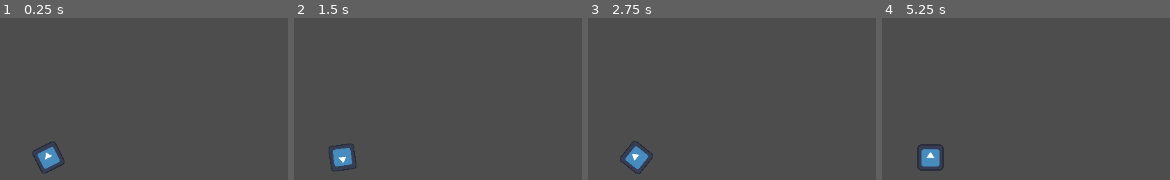
Above: before the commit, frames 1-4 (left to right).
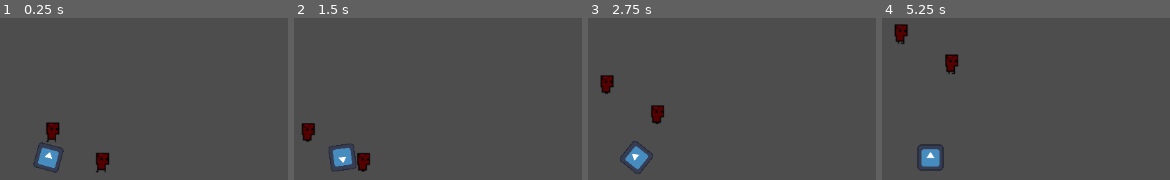
Above: after the commit, the same moments.

Repository: Uhboer/deffusion
Game: Godot game, scene res://scenes/world.tscn
Two runs of this game, one before a commit and one after it. Both use one fixed random seed, a clock stepped at 60 frames per second and the inputs below. The engine's default icon, where the game draws it, is replaced by a stand-in: a white triangle on a blue panel in a dark square.
Inputs (mouse positions are in pixels of both pictures, inside the frame that each line leads up to):
- Up to frame 1 (0.25 s): no input
- Up to frame 2 (1.5 s): move the mouse to (518, 134) at 0.52 s; tap A (A) at 0.6 s; tap D (D) at 0.8, 1.35 s; move the mouse to (outside the picture) at 1.27 s
- Up to frame 3 (2.75 s): tap S (S) at 1.55, 2.1 s; move the mouse to (717, 58) at 2.02 s; tap W (W) at 2.3 s
- Up to frame 4 (5.25 s): move the mouse to (outside the picture) at 2.77 s; tap W (W) at 2.85 s; tap A (A) at 3.05, 3.6 s; move the mouse to (outside the picture) at 3.52 s; tap D (D) at 3.8, 4.35 s; move the mouse to (outside the picture) at 4.27 s; tap S (S) at 4.55, 5.1 s; tap Enter at 5 s; move the mouse to (971, 157) at 5.02 s

The runs differ from the first frame. In frame 1, 1.6% of the frame differs, in the area x 11-38%, y 64-96%; in frame 2, 0.9%; in frame 3, 0.9%; in frame 4, 1.0%.

Commit message:
Add Zombie mob + some sprites

Diff:
--- a/project.godot
+++ b/project.godot
@@ -17,29 +17,29 @@
 
 [input]
 
-W={
+A={
 "deadzone": 0.5,
-"events": [Object(InputEventKey,"resource_local_to_scene":fa …(140 unchanged characters)… d":false,"keycode":0,"physical_keycode":87,"key_label":0,"unicode":119,"location":0,"echo":false,"script":null)
+"events": [Object(InputEventKey,"resource_local_to_scene":fa …(140 unchanged characters)… d":false,"keycode":0,"physical_keycode":65,"key_label":0,"unicode":65,"location":0,"echo":false,"script":null)
 ]
 }
-A={
+D={
 "deadzone": 0.5,
-"events": [Object(InputEventKey,"resource_local_to_scene":fa …(141 unchanged characters)… ":false,"keycode":0,"physical_keycode":65,"key_label":0,"unicode":97,"location":0,"echo":false,"script":null)
+"events": [Object(InputEventKey,"resource_local_to_scene":fa …(141 unchanged characters)… ":false,"keycode":0,"physical_keycode":68,"key_label":0,"unicode":68,"location":0,"echo":false,"script":null)
 ]
 }
 S={
 "deadzone": 0.5,
-"events": [Object(InputEventKey,"resource_local_to_scene":fa …(167 unchanged characters)… cal_keycode":83,"key_label":0,"unicode":115,"location":0,"echo":false,"script":null)
+"events": [Object(InputEventKey,"resource_local_to_scene":fa …(167 unchanged characters)… cal_keycode":83,"key_label":0,"unicode":83,"location":0,"echo":false,"script":null)
 ]
 }
-D={
+W={
 "deadzone": 0.5,
-"events": [Object(InputEventKey,"resource_local_to_scene":fa …(140 unchanged characters)… d":false,"keycode":0,"physical_keycode":68,"key_label":0,"unicode":100,"location":0,"echo":false,"script":null)
+"events": [Object(InputEventKey,"resource_local_to_scene":fa …(140 unchanged characters)… d":false,"keycode":0,"physical_keycode":87,"key_label":0,"unicode":87,"location":0,"echo":false,"script":null)
 ]
 }
 shoot={
 "deadzone": 0.5,
-"events": [Object(InputEventMouseButton,"resource_local_to_s …(115 unchanged characters)… alse,"meta_pressed":false,"button_mask":1,"position":Vector2(106, 18),"global_position":Vector2(115, 64),"factor":1.0,"button_index":1,"canceled":false,"pressed":true,"double_click":false,"script":null)
+"events": [Object(InputEventMouseButton,"resource_local_to_s …(115 unchanged characters)… alse,"meta_pressed":false,"button_mask":0,"position":Vector2(0, 0),"global_position":Vector2(0, 0),"factor":1.0,"button_index":1,"canceled":false,"pressed":false,"double_click":false,"script":null)
 ]
 }
 
--- /dev/null
+++ b/scenes/Mobs/character_body_2d.gd
@@ -0,0 +1,24 @@
+extends CharacterBody2D
+@onready var anim = $AnimatedSprite2D
+
+const SPEED = 200.0
+var player = null
+
+func _physics_process(delta) -> void:
+	if not player: return
+	var direction = (player.transform.origin - self.transform.origin).normalized()
+	velocity = direction * SPEED
+	anim.play("move")
+	move_and_slide()
+
+func _on_detection_area_body_entered(body: Node2D) -> void:
+	# TODO: check if body is player
+	if true:
+		player = body
+
+
+
+func _on_detection_area_body_exited(body: Node2D) -> void:
+	if true:
+		player = null
+		anim.play("idle")
--- /dev/null
+++ b/scenes/Mobs/mobs.tscn
@@ -0,0 +1,131 @@
+[gd_scene load_steps=17 format=3 uid="uid://cd78mdk0ll67h"]
+
+[ext_resource type="Texture2D" uid="uid://c6g07yca5gwy7" path="res://sprites/Player/Zombie.png" id="1_2lud0"]
+[ext_resource type="Script" path="res://scenes/Mobs/character_body_2d.gd" id="1_rydlf"]
+
+[sub_resource type="RectangleShape2D" id="RectangleShape2D_jepgl"]
+size = Vector2(9, 14)
+
+[sub_resource type="AtlasTexture" id="AtlasTexture_0f83g"]
+atlas = ExtResource("1_2lud0")
+region = Rect2(0, 0, 32, 32)
+
+[sub_resource type="AtlasTexture" id="AtlasTexture_8645n"]
+atlas = ExtResource("1_2lud0")
+region = Rect2(32, 0, 32, 32)
+
+[sub_resource type="AtlasTexture" id="AtlasTexture_kk6d5"]
+atlas = ExtResource("1_2lud0")
+region = Rect2(64, 0, 32, 32)
+
+[sub_resource type="AtlasTexture" id="AtlasTexture_ly8lb"]
+atlas = ExtResource("1_2lud0")
+region = Rect2(96, 0, 32, 32)
+
+[sub_resource type="AtlasTexture" id="AtlasTexture_ak45a"]
+atlas = ExtResource("1_2lud0")
+region = Rect2(128, 0, 32, 32)
+
+[sub_resource type="AtlasTexture" id="AtlasTexture_eqavg"]
+atlas = ExtResource("1_2lud0")
+region = Rect2(160, 0, 32, 32)
+
+[sub_resource type="AtlasTexture" id="AtlasTexture_ajy51"]
+atlas = ExtResource("1_2lud0")
+region = Rect2(192, 0, 32, 32)
+
+[sub_resource type="AtlasTexture" id="AtlasTexture_fu4kh"]
+atlas = ExtResource("1_2lud0")
+region = Rect2(224, 0, 32, 32)
+
+[sub_resource type="AtlasTexture" id="AtlasTexture_87jxq"]
+atlas = ExtResource("1_2lud0")
+region = Rect2(256, 0, 32, 32)
+
+[sub_resource type="AtlasTexture" id="AtlasTexture_50tfr"]
+atlas = ExtResource("1_2lud0")
+region = Rect2(288, 0, 32, 32)
+
+[sub_resource type="SpriteFrames" id="SpriteFrames_8j3gq"]
+animations = [{
+"frames": [{
+"duration": 1.0,
+"texture": SubResource("AtlasTexture_0f83g")
+}, {
+"duration": 1.0,
+"texture": SubResource("AtlasTexture_8645n")
+}, {
+"duration": 1.0,
+"texture": SubResource("AtlasTexture_kk6d5")
+}, {
+"duration": 1.0,
+"texture": SubResource("AtlasTexture_ly8lb")
+}],
+"loop": true,
+"name": &"idle",
+"speed": 5.0
+}, {
+"frames": [{
+"duration": 1.0,
+"texture": SubResource("AtlasTexture_ak45a")
+}, {
+"duration": 1.0,
+"texture": SubResource("AtlasTexture_eqavg")
+}, {
+"duration": 1.0,
+"texture": SubResource("AtlasTexture_ajy51")
+}, {
+"duration": 1.0,
+"texture": SubResource("AtlasTexture_fu4kh")
+}, {
+"duration": 1.0,
+"texture": SubResource("AtlasTexture_87jxq")
+}, {
+"duration": 1.0,
+"texture": SubResource("AtlasTexture_50tfr")
+}],
+"loop": true,
+"name": &"move",
+"speed": 5.0
+}]
+
+[sub_resource type="RectangleShape2D" id="RectangleShape2D_o0dgv"]
+size = Vector2(9, 14)
+
+[sub_resource type="CircleShape2D" id="CircleShape2D_8sv7o"]
+radius = 509.0
+
+[node name="Mobs" type="Area2D"]
+
+[node name="zombie" type="Node2D" parent="."]
+
+[node name="zombie" type="CharacterBody2D" parent="zombie"]
+script = ExtResource("1_rydlf")
+
+[node name="CollisionShape2D" type="CollisionShape2D" parent="zombie/zombie"]
+position = Vector2(0.5, 1)
+shape = SubResource("RectangleShape2D_jepgl")
+
+[node name="AnimatedSprite2D" type="AnimatedSprite2D" parent="zombie/zombie"]
+position = Vector2(0, -1.0625)
+scale = Vector2(0.75, 0.753906)
+sprite_frames = SubResource("SpriteFrames_8j3gq")
+animation = &"move"
+autoplay = "idle"
+frame_progress = 0.416248
+speed_scale = 1.5
+
+[node name="CollisionShape2D" type="CollisionShape2D" parent="."]
+position = Vector2(0.5, 1)
+shape = SubResource("RectangleShape2D_o0dgv")
+one_way_collision_margin = 0.0
+
+[node name="detectionArea" type="Area2D" parent="."]
+disable_mode = 2
+
+[node name="CollisionShape2D" type="CollisionShape2D" parent="detectionArea"]
+shape = SubResource("CircleShape2D_8sv7o")
+
+[connection signal="body_entered" from="." to="zombie/zombie" method="_on_mobs_body_entered"]
+[connection signal="body_entered" from="detectionArea" to="zombie/zombie" method="_on_detection_area_body_entered"]
+[connection signal="body_exited" from="detectionArea" to="zombie/zombie" method="_on_detection_area_body_exited"]
--- a/scenes/world.tscn
+++ b/scenes/world.tscn
@@ -1,8 +1,15 @@
-[gd_scene load_steps=2 format=3 uid="uid://0r76ngbqb2rc"]
+[gd_scene load_steps=3 format=3 uid="uid://0r76ngbqb2rc"]
 
 [ext_resource type="PackedScene" uid="uid://dla1hwv3c2ir2" path="res://scenes/character_body_2d.tscn" id="1_wwfsk"]
+[ext_resource type="PackedScene" uid="uid://cd78mdk0ll67h" path="res://scenes/Mobs/mobs.tscn" id="2_41tdi"]
 
 [node name="world" type="Node2D"]
 
 [node name="CharacterBody2D" parent="." instance=ExtResource("1_wwfsk")]
 position = Vector2(0, 8)
+
+[node name="Mobs" parent="." instance=ExtResource("2_41tdi")]
+
+[node name="Mobs2" parent="." instance=ExtResource("2_41tdi")]
+position = Vector2(37, 21)
+metadata/_edit_group_ = true
Binary file added: sprites/Guns/Misc/bullet.png
Not shown, added: sprites/Guns/Misc/bullet.png.import
Binary file added: sprites/Guns/Shotgun/shotgun-rack1.png
Not shown, added: sprites/Guns/Shotgun/shotgun-rack1.png.import
Binary file added: sprites/Guns/Shotgun/shotgun-rack2.png
Not shown, added: sprites/Guns/Shotgun/shotgun-rack2.png.import
Binary file added: sprites/Guns/Shotgun/shotgun.png
Not shown, added: sprites/Guns/Shotgun/shotgun.png.import
Not shown, added: sprites/Guns/Sprite-0002.png.import
Not shown, added: sprites/Guns/bullet.png.import
Binary file added: sprites/Player/Body.png
Not shown, added: sprites/Player/Body.png.import
(and 7 more such lines)
